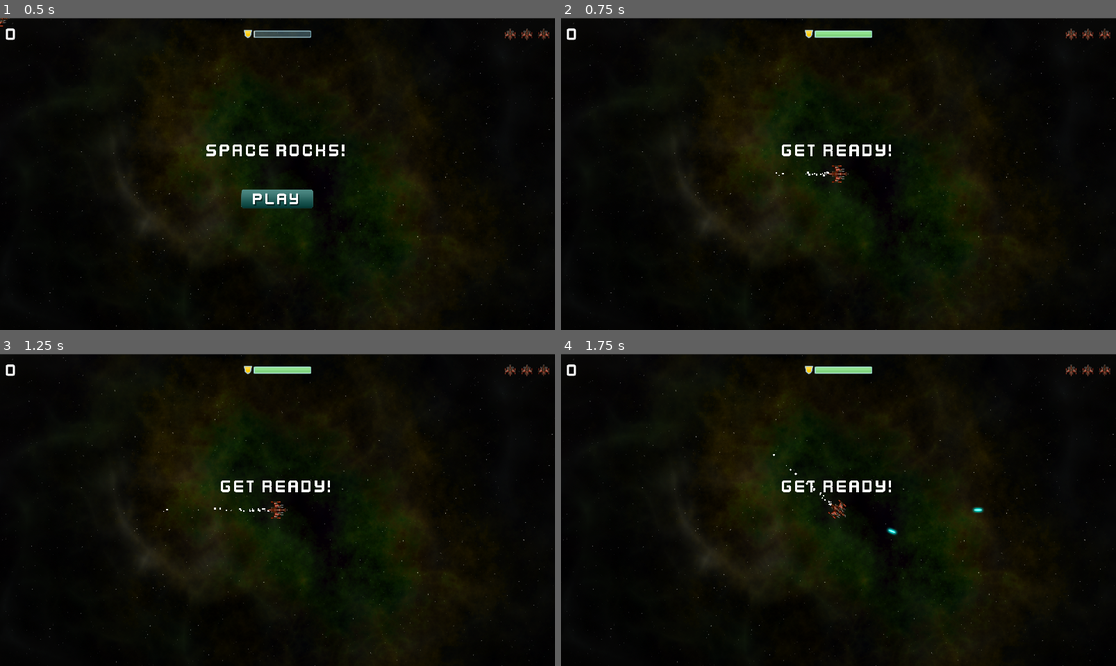
Above: before the commit, frames 1-4 (two rows, left to right).
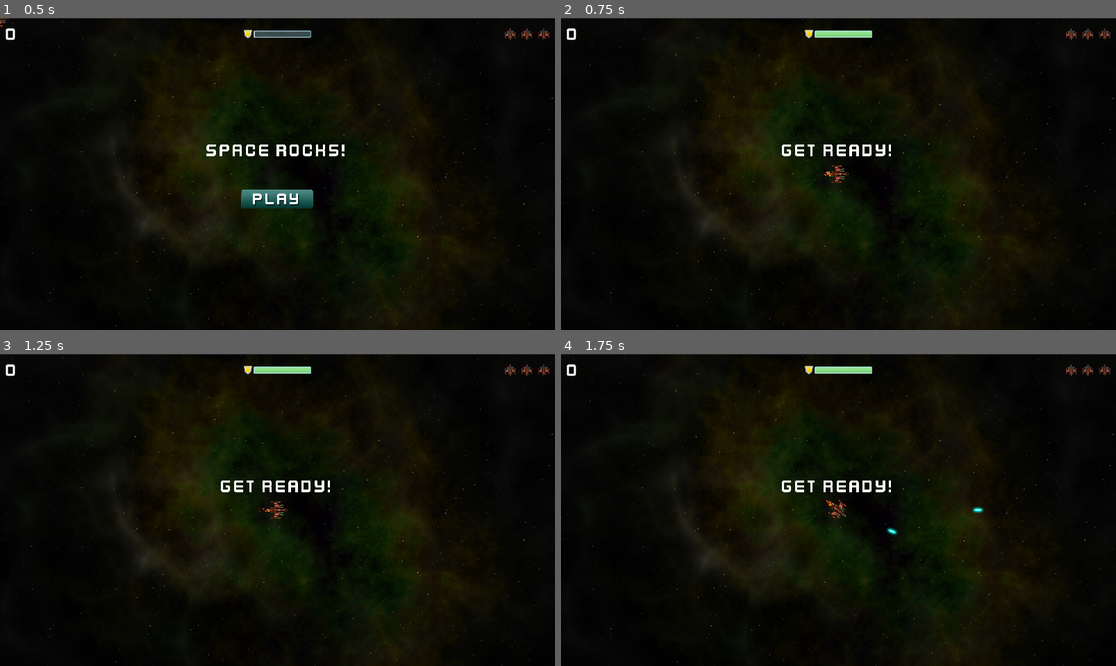
Above: after the commit, the same moments.

Repository: yellyB/space-rock
Game: Godot game, scene res://main.tscn
Same seed, same stepped clock (60 frames per second), same inputs: the game is played once before the commit and once after it.
Inputs (mouse positions are in pixels of both pictures, inside the frame that each line leads up to):
- Up to frame 1 (0.5 s): no input
- Up to frame 2 (0.75 s): click (838, 198) at 0.5 s
- Up to frame 3 (1.25 s): no input
- Up to frame 4 (1.75 s): hold D (rotate_right) from 1.28 s (still down); hold Space (shoot) from 1.28 s (still down)

Frame 1 is identical in both runs. In frame 2, less than 0.1% of the frame differs, in the area x 38-49%, y 49-51%; in frame 3, less than 0.1%; in frame 4, less than 0.1%, in the area x 38-50%, y 32-49%.

Commit message:
플레이어에 우주선 불꽃 파티클 추가

Diff:
--- a/player.tscn
+++ b/player.tscn
@@ -9,6 +9,14 @@
 
 [sub_resource type="CircleShape2D" id="CircleShape2D_2k3f6"]
 radius = 32.0156
+
+[sub_resource type="Curve" id="Curve_y4xnh"]
+_data = [Vector2(0.0257069, 0.985814), 0.0, 0.0, 0, 0, Vector2(0.987147, 0.216936), 0.0, 0.0, 0, 0]
+point_count = 2
+
+[sub_resource type="Gradient" id="Gradient_cemt3"]
+offsets = PackedFloat32Array(0, 0.688822)
+colors = PackedColorArray(0.870588, 0.541176, 0.0823529, 1, 0.862745, 0.164706, 0.180392, 1)
 
 [node name="Player" type="RigidBody2D"]
 contact_monitor = true
@@ -54,6 +62,7 @@
 position = Vector2(-28, 0)
 rotation = 3.14159
 amount = 25
+lifetime = 0.1
 local_coords = true
 emission_shape = 3
 emission_rect_extents = Vector2(1, 5)
@@ -61,6 +70,8 @@
 gravity = Vector2(0, 0)
 initial_velocity_max = 400.0
 scale_amount_max = 8.0
+scale_amount_curve = SubResource("Curve_y4xnh")
+color_ramp = SubResource("Gradient_cemt3")
 
 [connection signal="body_entered" from="." to="." method="_on_body_entered"]
 [connection signal="timeout" from="GunCooldown" to="." method="_on_gun_colldown_timeout"]
Not shown: 1 places in player.tscn that only renumber resources
